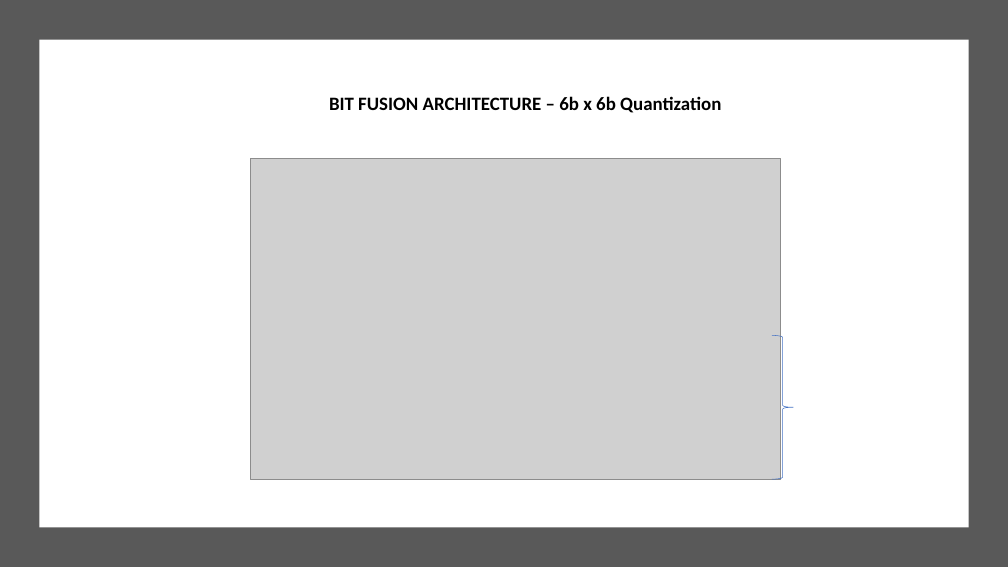
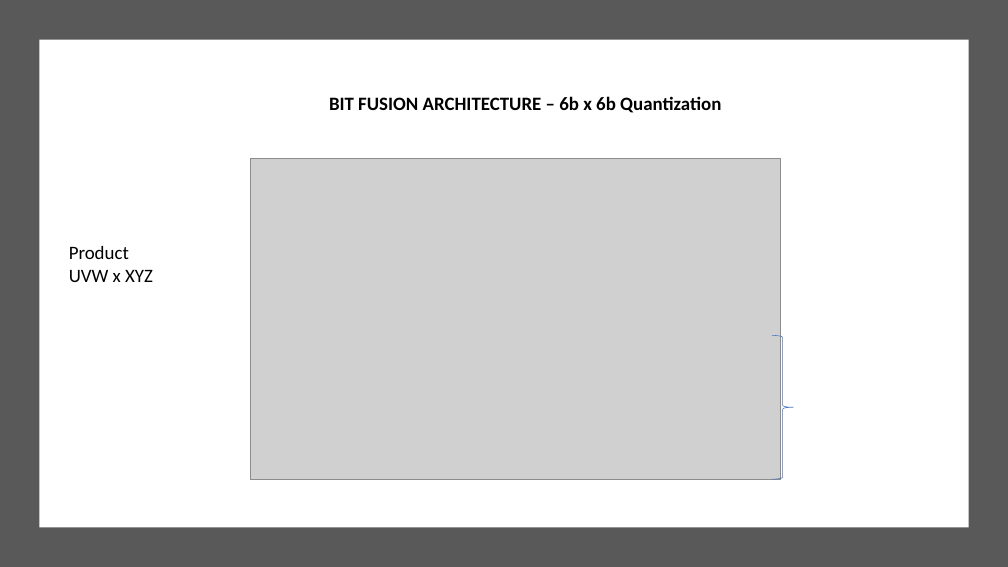
Before and after one commit to guptarohit994/bitfusionQuant6b, a slide deck: slide 5 of Presentation_Status.pptx. Drawn at 1008x567 pixels with LibreOffice and Linux fonts; fonts in the diff are those of the drawing; grey boxes stand for pictures. Boxes give left, top, right and bottom in pixels: in the first picture for what was removed or moved away, otherwise in the second. Text is boxed around its words. In the diff, an @@ line names an element or a change of style, - is before the commit and + after.

```diff
--- a/Presentation_Status.pptx
+++ b/Presentation_Status.pptx
@@ text added at (69, 246, 153, 282), 18 pt, text #000000 @@
+Product
+UVW x XYZ
```
Also in this commit, not shown: 3 other slides changed, 1 other file.
